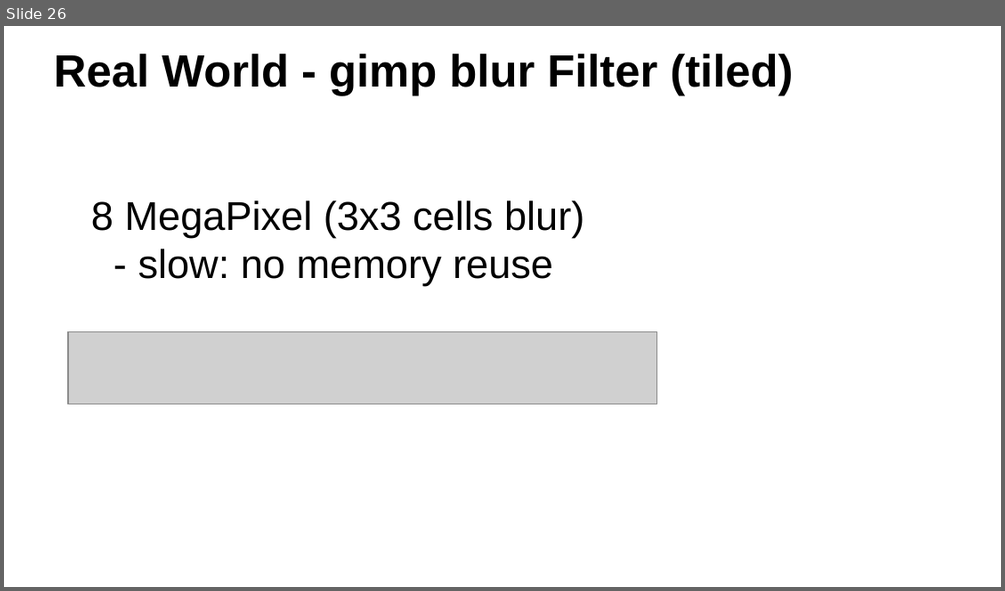
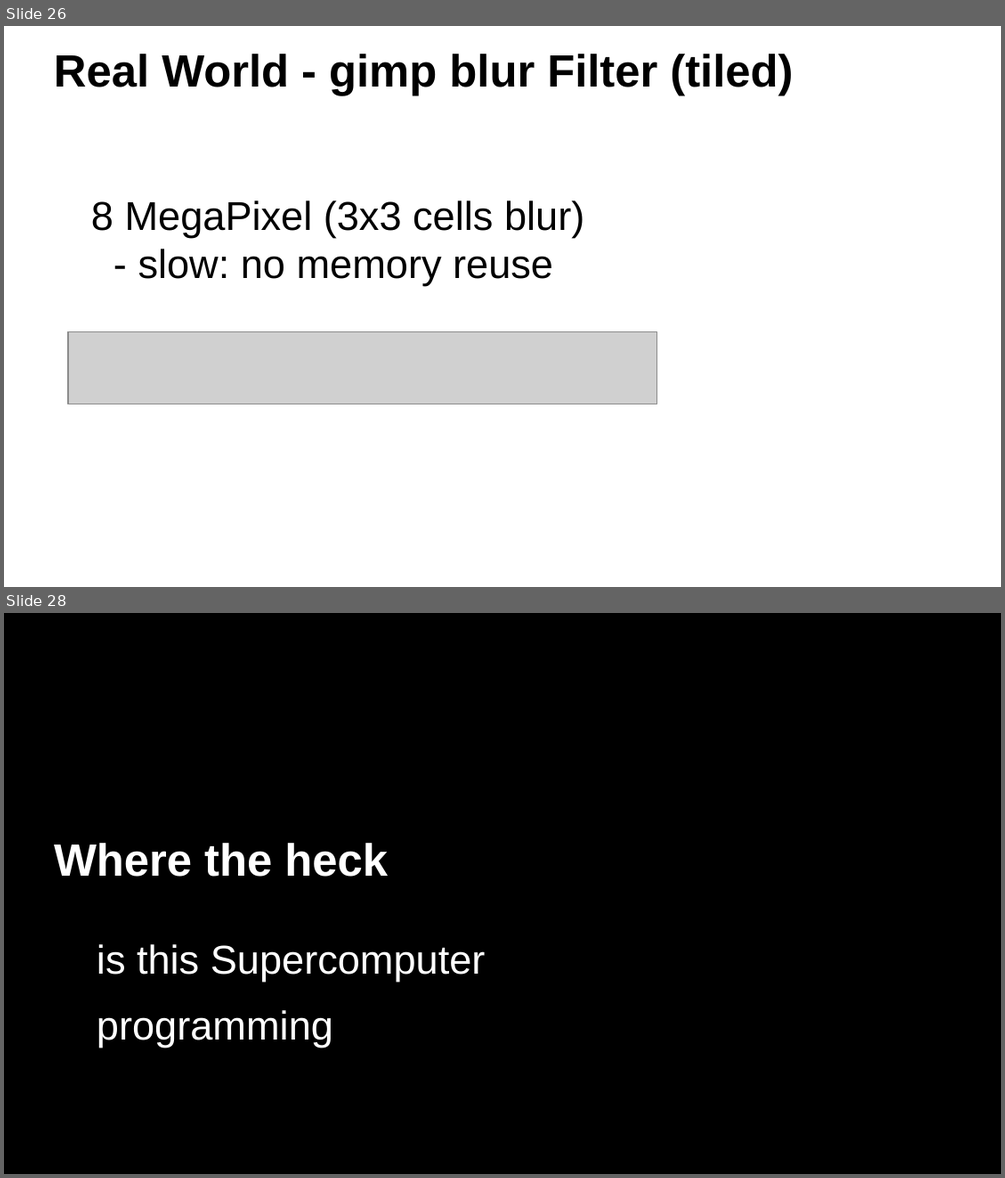
Before and after one commit to ax3l/datenspuren_2016, a slide deck: Slides.odp. Shown one above the other, each under a label of ours: slide 26 before the commit, slides 26 and 28 after it; the slides between them are not shown. The pictures are 1005x591 and 1005x1178 pixels, drawn with LibreOffice and Linux fonts; fonts in the diff are those of the drawing; grey boxes stand for pictures; background and template pictures are left out. Boxes give left, top, right and bottom in pixels: in the first picture for what was removed or moved away, otherwise in the second. Text is boxed around its words. In the diff, an @@ line names an element or a change of style, - is before the commit and + after.

```diff
--- a/Slides.odp
+++ b/Slides.odp
@@ slide 28 added at box(4, 613, 1001, 1174), background #000000 @@
@@ title added at box(54, 843, 388, 876), 36 pt, text #FFFFFF, bold @@
+Where the heck
@@ text added at box(97, 944, 485, 1046), 32 pt, text #FFFFFF @@
+is this Supercomputer
+programming
```
Also in this commit, not shown: 6 slides changed, 7 other slides added.
